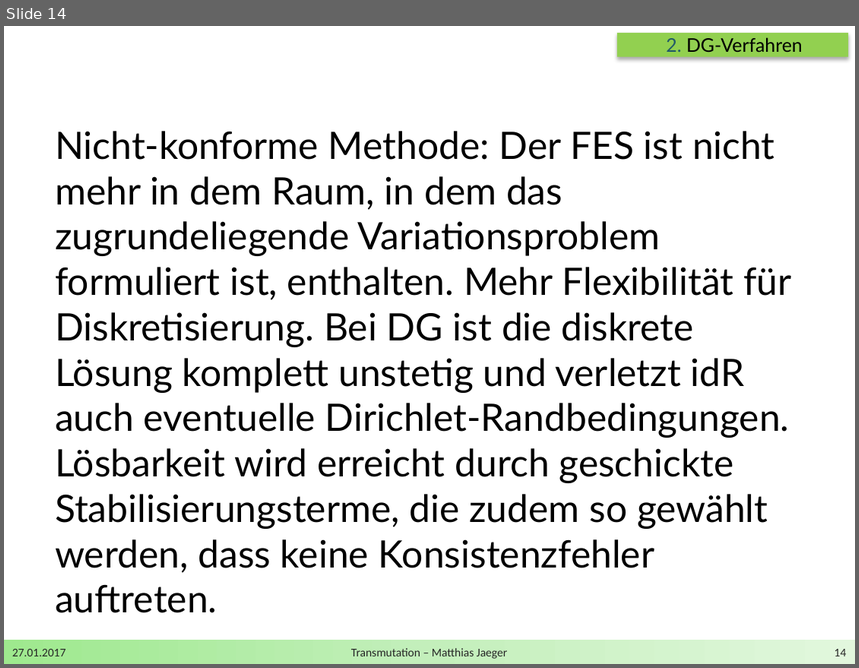
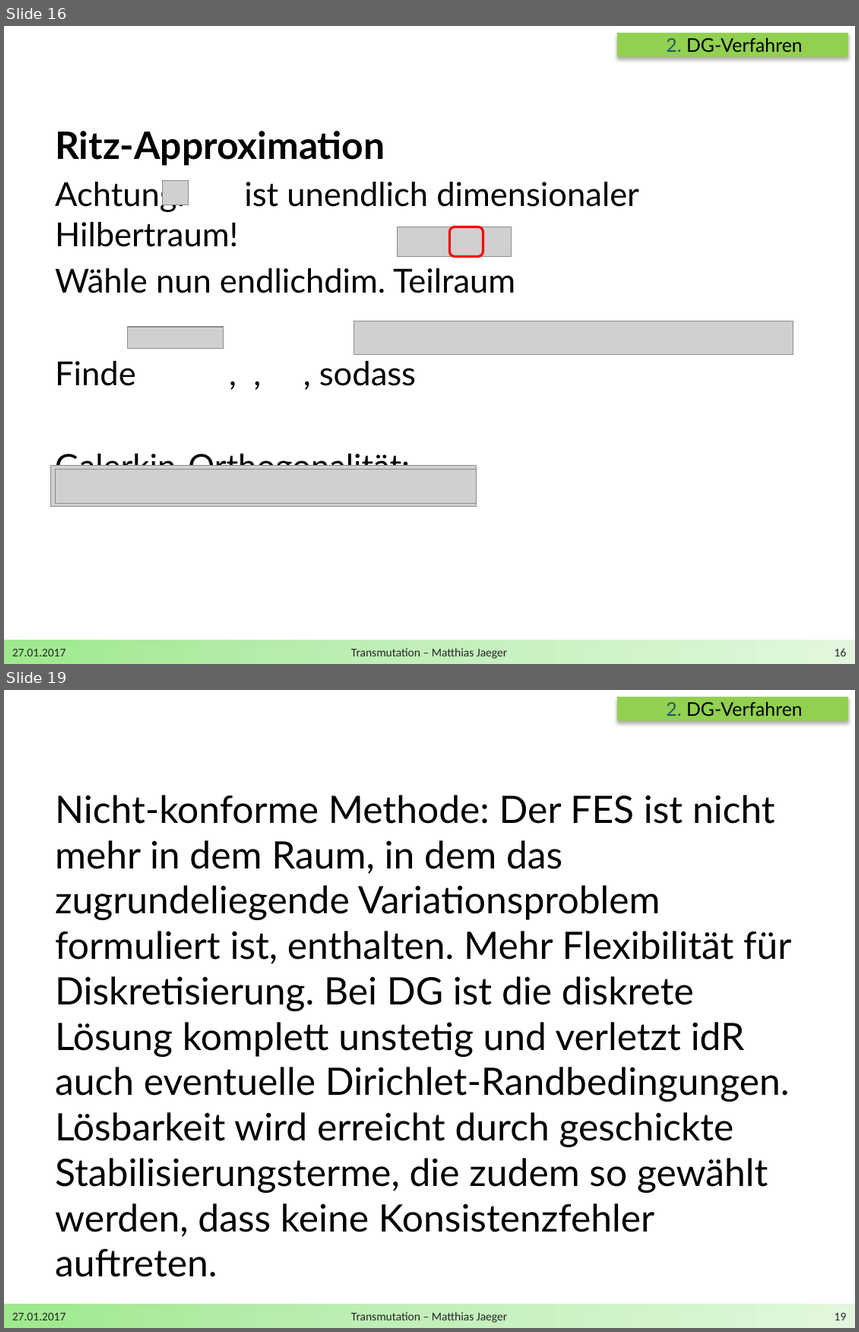
Before and after one commit to DerKleineGauss/Masterarbeit, a slide deck: Zwischenvortrag/Präsentation.pptx. Shown one above the other, each under a label of ours: slide 14 before the commit, slides 16 and 19 after it; the slides between them are not shown. The pictures are 859x668 and 859x1332 pixels, drawn with LibreOffice and Linux fonts; fonts in the diff are those of the drawing; grey boxes stand for pictures; background and template pictures are left out. Boxes give left, top, right and bottom in pixels: in the first picture for what was removed or moved away, otherwise in the second. Text is boxed around its words. In the diff, an @@ line names an element or a change of style, - is before the commit and + after.

```diff
--- a/Zwischenvortrag/Präsentation.pptx
+++ b/Zwischenvortrag/Präsentation.pptx
@@ slide 16 added at [4, 26, 855, 664], background #FFFFFF; not listed: 1 template element that a slide beside it also shows @@
@@ rectangle added at [617, 33, 848, 57], fill #92D050 @@
@@ text added at [666, 37, 803, 52], 16 pt, text #000000 @@
+2. DG-Verfahren
@@ text added at [55, 131, 639, 484], 28 pt, text #000000 @@
+Ritz-Approximation
+Achtung: ist unendlich dimensionaler Hilbertraum!
+Wähle nun endlichdim. Teilraum
+Finde , , , sodass
+Galerkin-Orthogonalität:
@@ picture added at [162, 181, 188, 205] @@
@@ picture added at [397, 227, 512, 257] @@
@@ rounded rectangle added at [450, 227, 484, 257], outline #FF0000 2 pt @@
@@ picture added at [354, 322, 793, 354] @@
@@ picture added at [127, 327, 223, 350] @@
@@ picture added at [51, 466, 477, 507] @@
@@ picture added at [55, 470, 477, 503] @@
@@ text added at [12, 649, 66, 657], 10 pt, text #262626 @@
+27.01.2017
@@ text added at [351, 648, 507, 659], 10 pt, text #262626 @@
+Transmutation – Matthias Jaeger
@@ page number added at [835, 648, 847, 657], 10 pt, text #262626 @@
+16
@@ what was slide 14 is now slide 19 @@
@@ page number at [835, 1313, 847, 1321]: text changed @@
-14
+19
```
Also in this commit, not shown: 9 slides changed, 4 other slides added, 2 other files.
